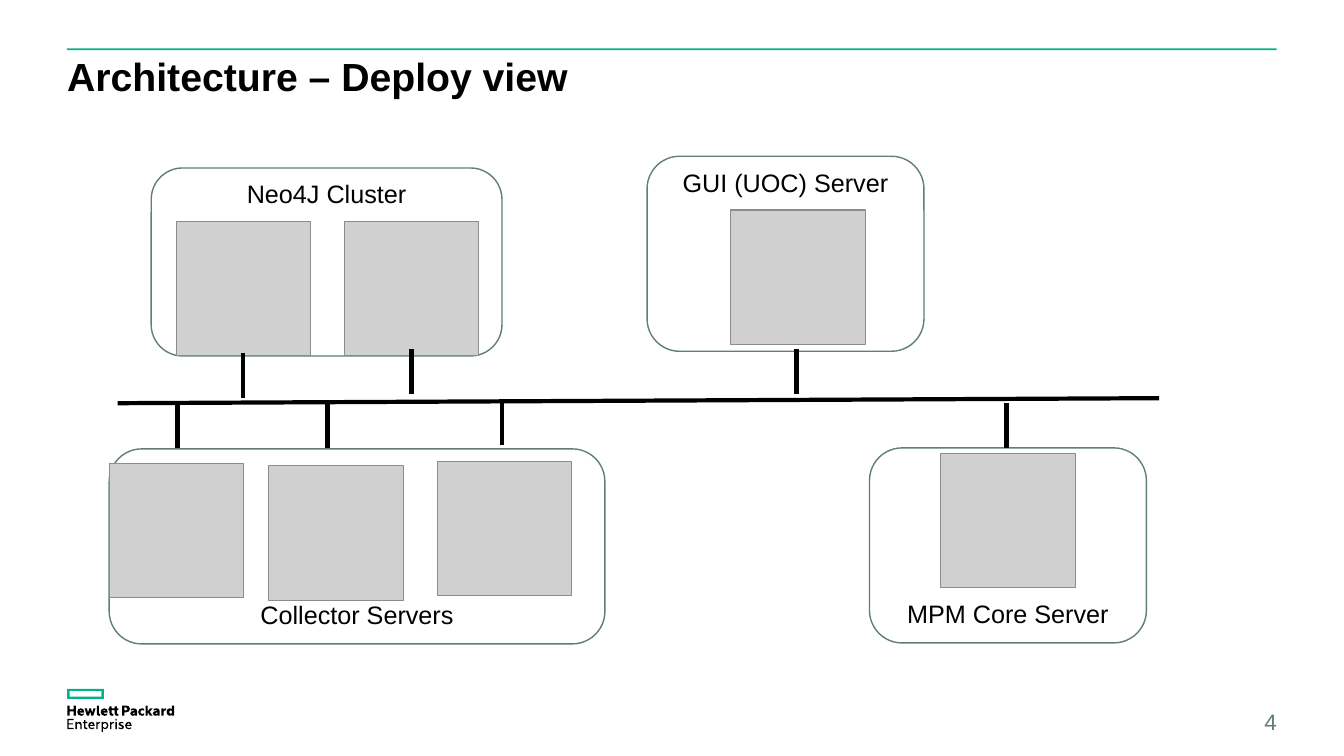
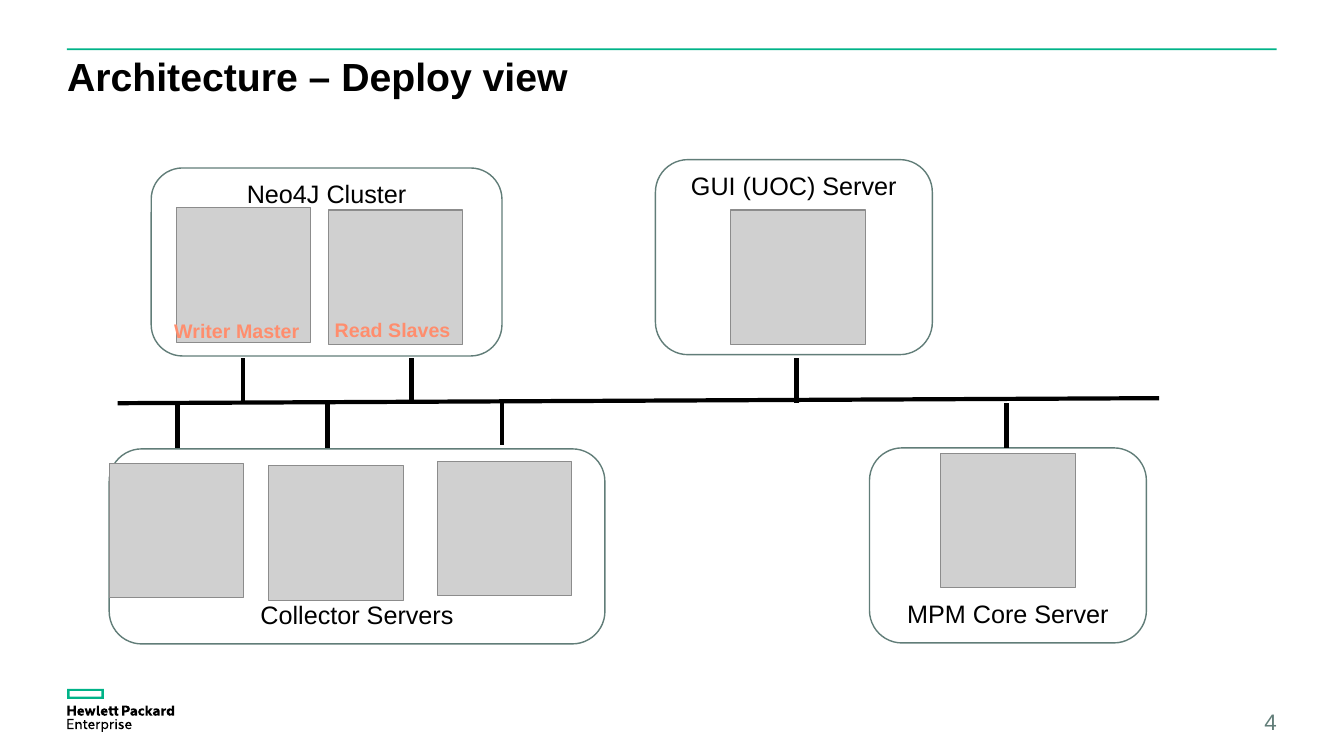
Before and after one commit to yzgang76/MPM, a slide deck: slide 4 of doc/MPM idea.pptx. Drawn at 1344x756 pixels with LibreOffice and Linux fonts; fonts in the diff are those of the drawing; grey boxes stand for pictures. Boxes give left, top, right and bottom in pixels: in the first picture for what was removed or moved away, otherwise in the second. Text is boxed around its words. In the diff, an @@ line names an element or a change of style, - is before the commit and + after.

```diff
--- a/doc/MPM idea.pptx
+++ b/doc/MPM idea.pptx
@@ rounded rectangle "GUI (UOC) Server": place and size @@
-rounded rectangle "GUI (UOC) Server" at [647,156,925,352]
+rounded rectangle "GUI (UOC) Server" at [655,159,933,355]
@@ picture: place and size @@
-picture at [176,222,311,356]
+picture at [176,208,311,342]
@@ picture: place and size @@
-picture at [345,222,479,356]
+picture at [329,210,463,344]
@@ text added at [174,322,299,342], 14 pt, text #FF8D6D, bold @@
+Writer Master
@@ text added at [335,323,450,337], 14 pt, text #FF8D6D, bold @@
+Read Slaves
@@ line moved from (243, 354) - (243, 398) to (243, 359) - (243, 403) @@
@@ line moved from (411, 350) - (411, 394) to (411, 359) - (411, 403) @@
@@ line moved from (797, 350) - (797, 394) to (797, 359) - (797, 403) @@
```
Also in this commit, not shown: 14 other files.
